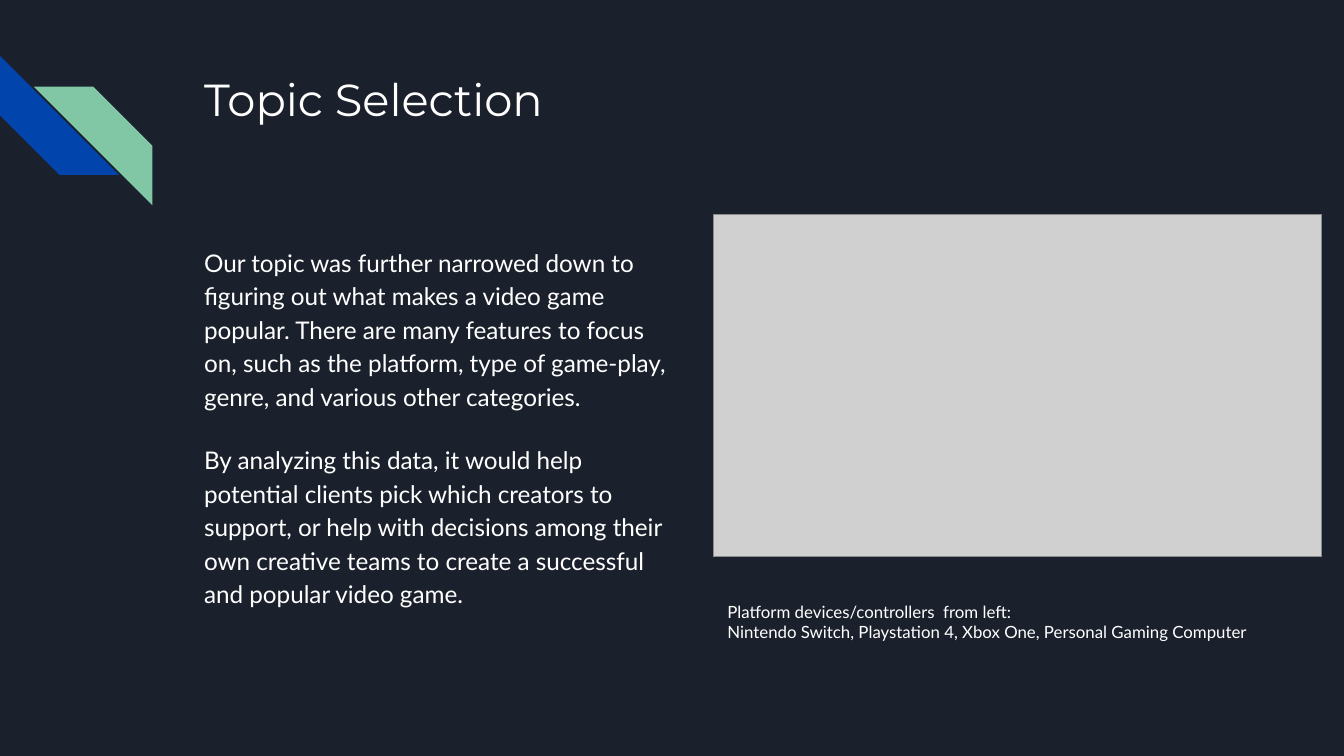
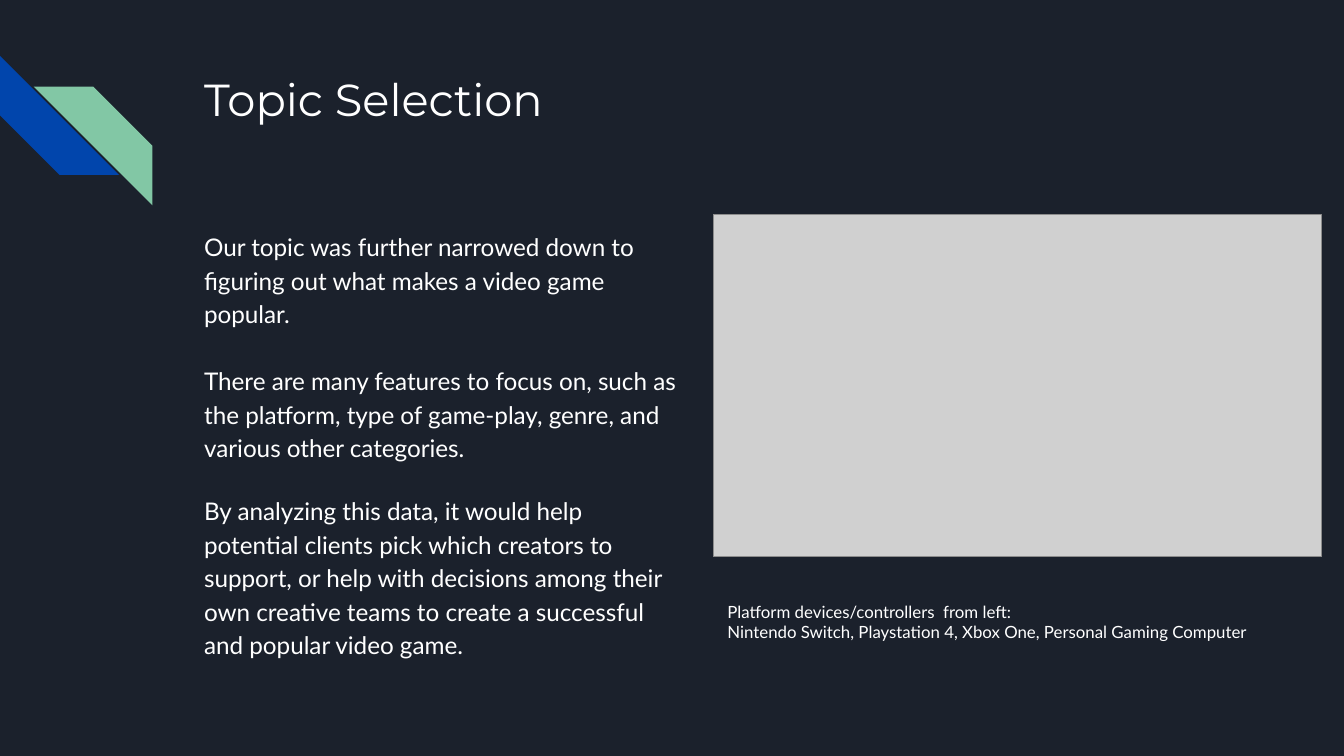
Before and after one commit to zubair97431/UpAndComingVideoGames, a slide deck: slide 3 of presentation/Up and Coming Video Games - Live Presentation.pptx. Drawn at 1344x756 pixels with LibreOffice and Linux fonts; fonts in the diff are those of the drawing; grey boxes stand for pictures. Boxes give left, top, right and bottom in pixels: in the first picture for what was removed or moved away, otherwise in the second. Text is boxed around its words. In the diff, an @@ line names an element or a change of style, - is before the commit and + after.

```diff
--- a/presentation/Up and Coming Video Games - Live Presentation.pptx
+++ b/presentation/Up and Coming Video Games - Live Presentation.pptx
@@ text "Our topic was further narrowed ...": place and size @@
-text "Our topic was further narrowed ..." at [204,254,665,608]
+text "Our topic was further narrowed ..." at [204,238,676,658]
@@ text at [204,238,676,462]: text changed @@
-Our topic was further narrowed down to figuring out what makes a video game popular. There are many features to focus on, such as the platform, type of game-play, genre, and various other categories.
+Our topic was further narrowed down to figuring out what makes a video game popular.
+There are many features to focus on, such as the platform, type of game-play, genre, and various other categories.
```
Also in this commit, not shown: 2 other slides changed, 1 slide added, 13 other files.
